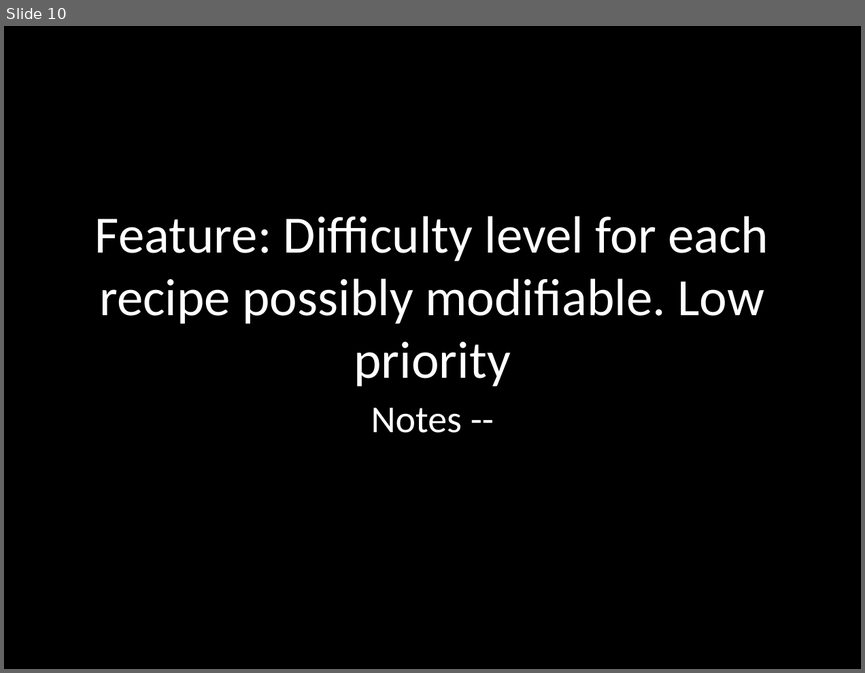
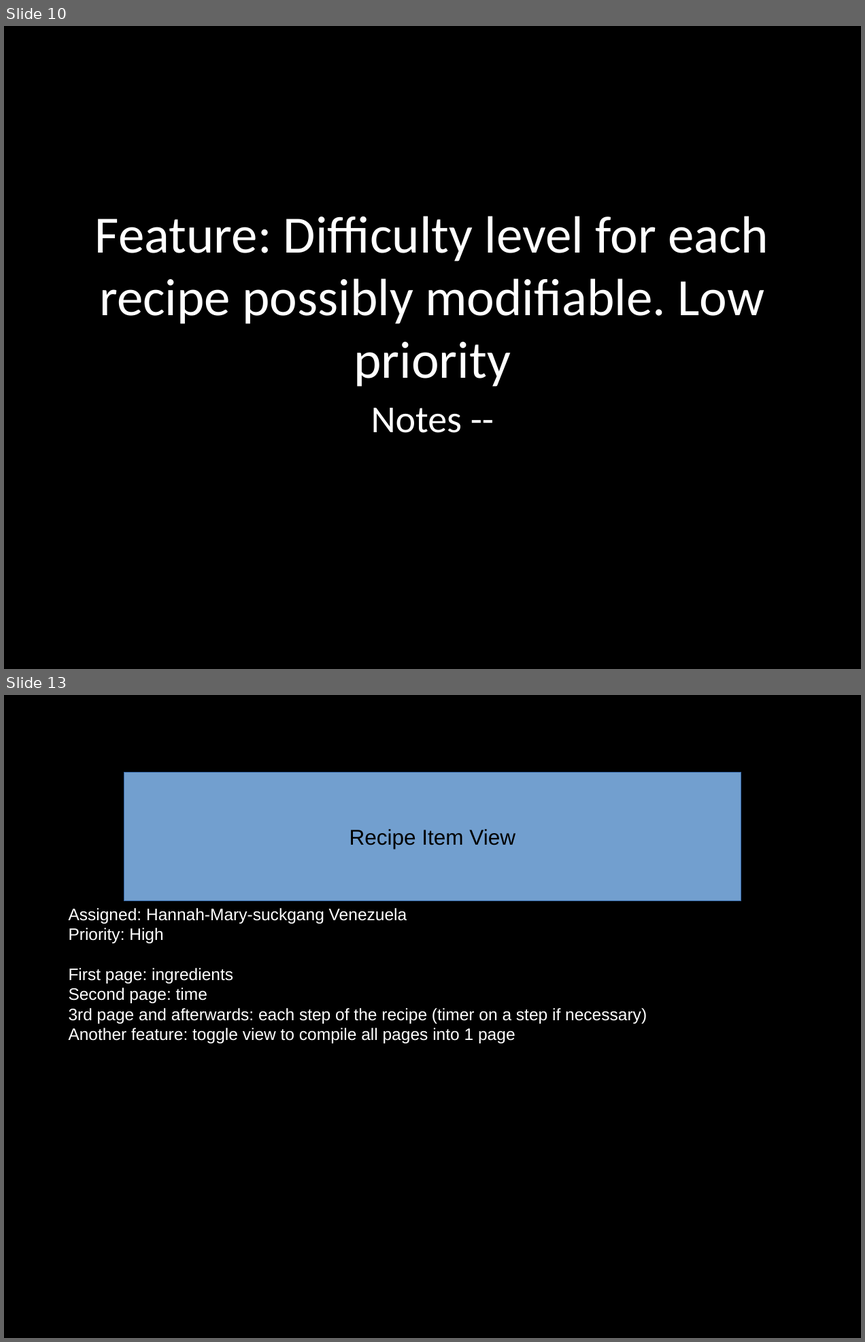
Before and after one commit to ucsdCSE110wi16/CSE110M240T7, a slide deck: CSE-110-Project-Cookbook.odp. Shown one above the other, each under a label of ours: slide 10 before the commit, slides 10 and 13 after it; the slides between them are not shown. The pictures are 865x673 and 865x1342 pixels, drawn with LibreOffice and Linux fonts; fonts in the diff are those of the drawing. Boxes give left, top, right and bottom in pixels: in the first picture for what was removed or moved away, otherwise in the second. Text is boxed around its words. In the diff, an @@ line names an element or a change of style, - is before the commit and + after.

```diff
--- a/CSE-110-Project-Cookbook.odp
+++ b/CSE-110-Project-Cookbook.odp
@@ slide 13 added at [4, 695, 861, 1338], background #000000 @@
@@ rectangle added at [124, 772, 741, 900], fill #729FCF, outline #3465A4 0 pt, 18 pt, text #000000 @@
+Recipe Item View
@@ title added at [68, 908, 647, 1043], 14 pt, text #FFFFFF @@
+Assigned: Hannah-Mary-suckgang Venezuela
+Priority: High
+First page: ingredients
+Second page: time
+3rd page and afterwards: each step of the recipe (timer on a step if necessary)
+Another feature: toggle view to compile all pages into 1 page
```
Also in this commit, not shown: 3 slides changed, 4 other slides added, 2 slides removed.
